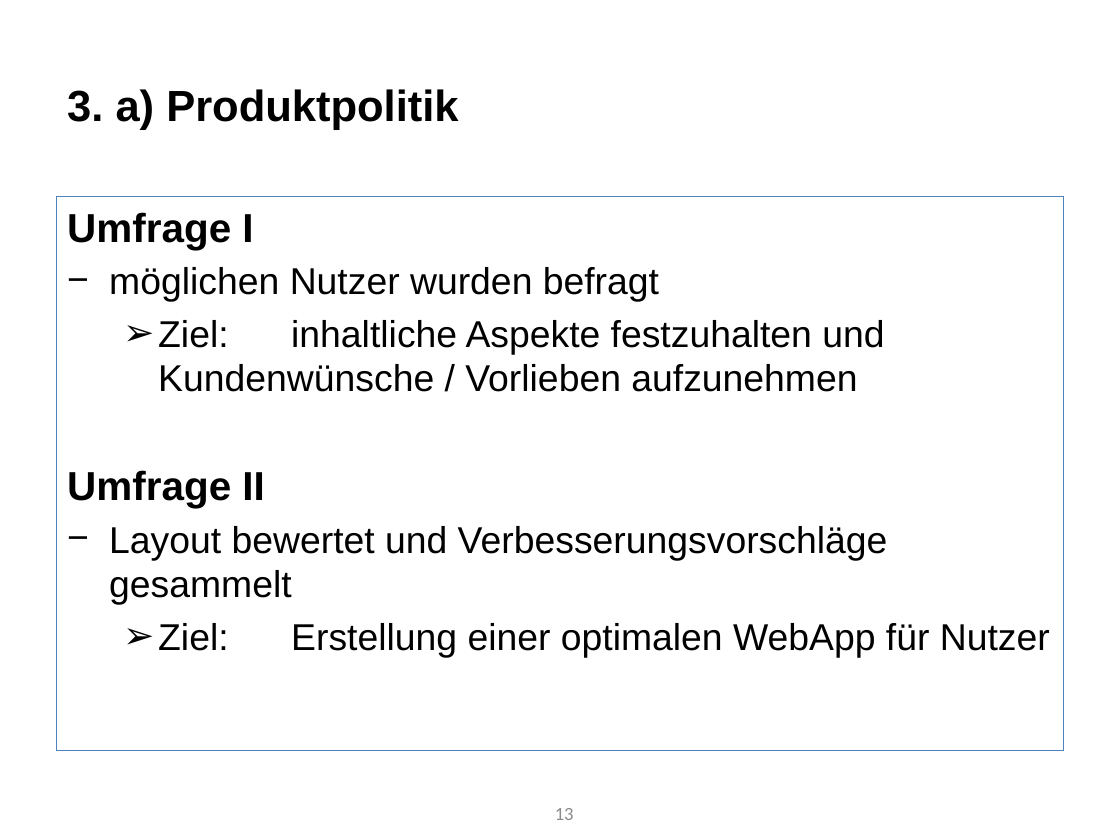
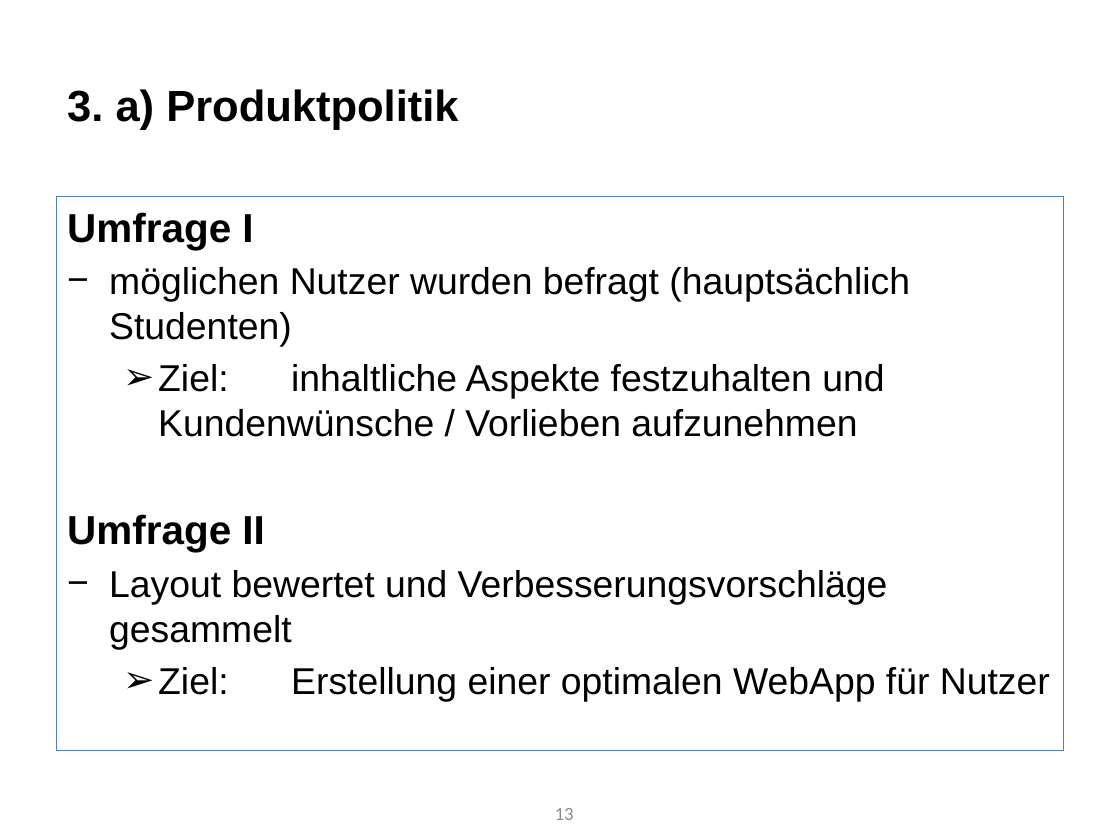
Before and after one commit to Roba1993/Happy-Hour, a slide deck: slide 13 of documents/marketing/Marketingstrategie - Klassische Medien (5.8).pptx. Drawn at 1120x840 pixels with LibreOffice and Linux fonts; fonts in the diff are those of the drawing. Boxes give left, top, right and bottom in pixels: in the first picture for what was removed or moved away, otherwise in the second. Text is boxed around its words. In the diff, an @@ line names an element or a change of style, - is before the commit and + after.

```diff
--- a/documents/marketing/Marketingstrategie - Klassische Medien (5.8).pptx
+++ b/documents/marketing/Marketingstrategie - Klassische Medien (5.8).pptx
@@ text at (109, 267, 910, 347): text changed @@
-− möglichen Nutzer wurden befragt
+− möglichen Nutzer wurden befragt (hauptsächlich Studenten)
```
Also in this commit, not shown: 7 other slides changed.
